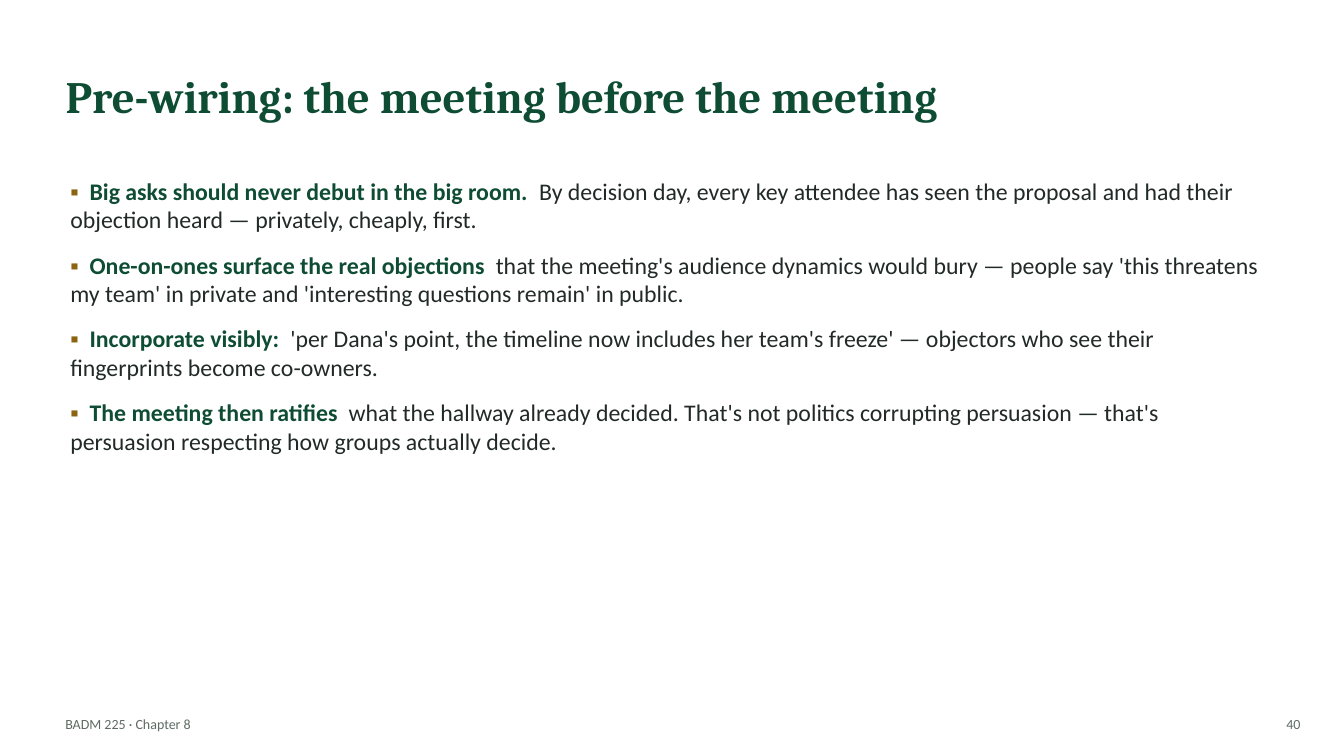
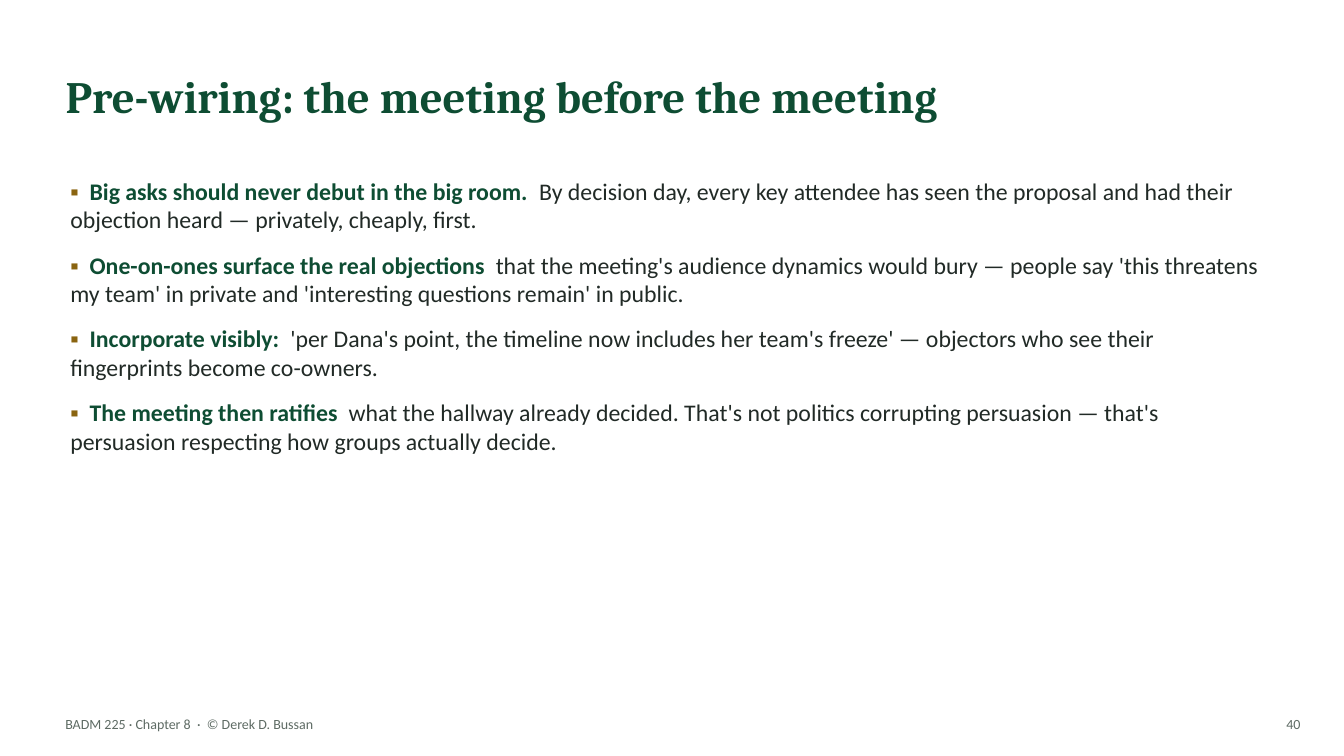
Before and after one commit to dbussan/badm-225, a slide deck: slide 40 of slides/ch08-persuasive-messages.pptx. Drawn at 1344x756 pixels with LibreOffice and Linux fonts; fonts in the diff are those of the drawing. Boxes give left, top, right and bottom in pixels: in the first picture for what was removed or moved away, otherwise in the second. Text is boxed around its words. In the diff, an @@ line names an element or a change of style, - is before the commit and + after.

```diff
--- a/slides/ch08-persuasive-messages.pptx
+++ b/slides/ch08-persuasive-messages.pptx
@@ text at bbox=[65, 719, 313, 732]: text changed @@
-BADM 225 · Chapter 8
+BADM 225 · Chapter 8 · © Derek D. Bussan
```
Also in this commit, not shown: 45 other slides changed, 37 other files.
